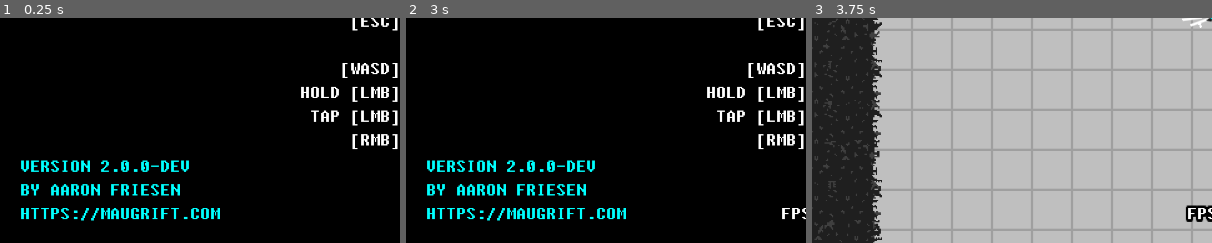
Above: before the commit, frames 1-3 (left to right).
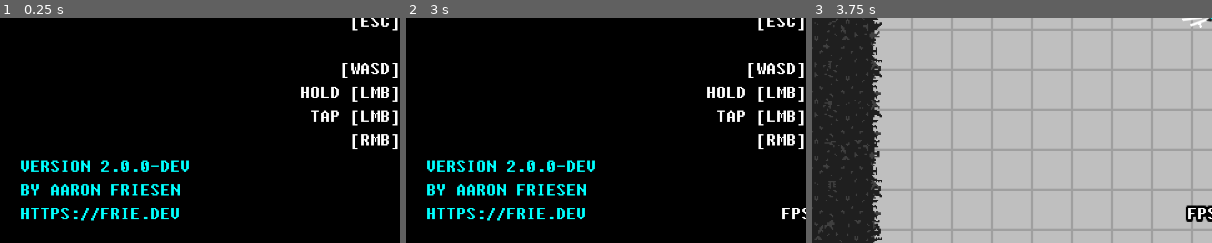
Above: after the commit, the same moments.

Repository: friedev/terminated
Game: Godot game, scene res://scenes/Main.tscn
The game is run twice, just before and just after one commit, with the same random seed, the same clock (stepped at 60 frames per second) and the same inputs. Sound files missing from this copy of the repository are replaced by a short silence.
Inputs (mouse positions are % of the whole screen's width and height, from its top left):
- Up to frame 1 (0.25 s): no input
- Up to frame 2 (3 s): click (96, 92) at 0.5 s; click (96, 59) at 1.25 s; click (96, 70) at 2 s; tap Enter at 2.75 s; move the mouse to (72, 45) at 2.77 s; hold Right (right) from 2.78 s (still down); hold F (fps) from 2.78 s (still down)
- Up to frame 3 (3.75 s): tap R (restart) at 3.5 s; move the mouse to (30, 55) at 3.52 s; release Right (right) at 3.53 s; release F (fps) at 3.53 s; hold Down (down) from 3.53 s (still down); click (30, 55) at 3.6 s
The pictures show only the part of the screen within x 0-50%, y 50-100%; the shares and areas given below are measured in that part.

The runs differ from the first frame. In frame 1, 0.7% of the frame differs, in the area x 25-55%, y 84-90%; in frame 2, 0.7%; in frame 3, nothing differs.

Commit message:
Update README and website link

Diff:
--- a/scenes/Main.tscn
+++ b/scenes/Main.tscn
@@ -343,7 +343,7 @@
 theme = ExtResource( 7 )
 text = "VERSION 2.0.0-DEV
 BY AARON FRIESEN
-HTTPS://MAUGRIFT.COM"
+HTTPS://FRIE.DEV"
 
 [node name="InstructionsLabel" type="Label" parent="MenuLayer/Control"]
 anchor_left = 0.5
Not shown, changed: README.md
